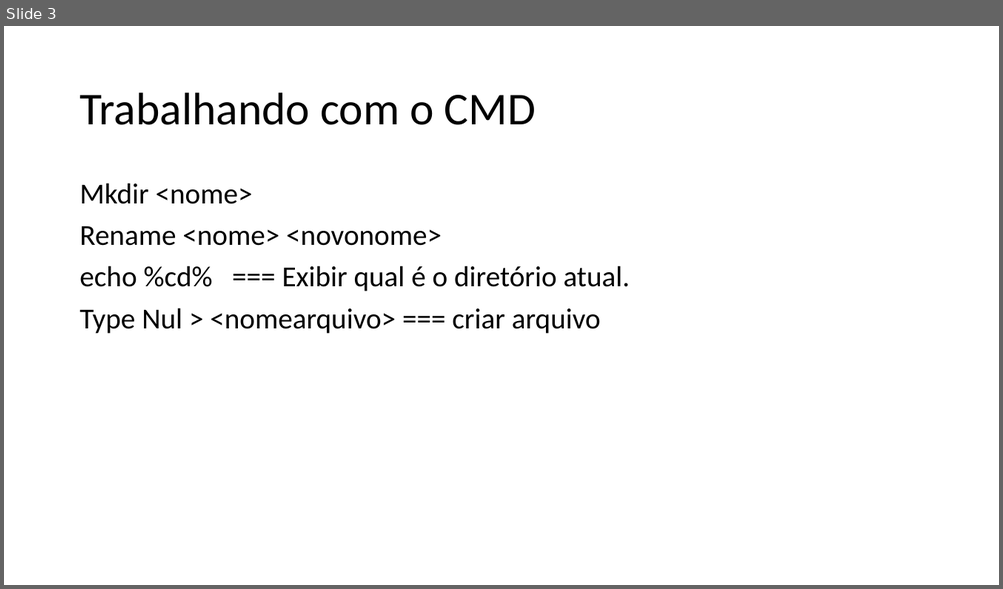
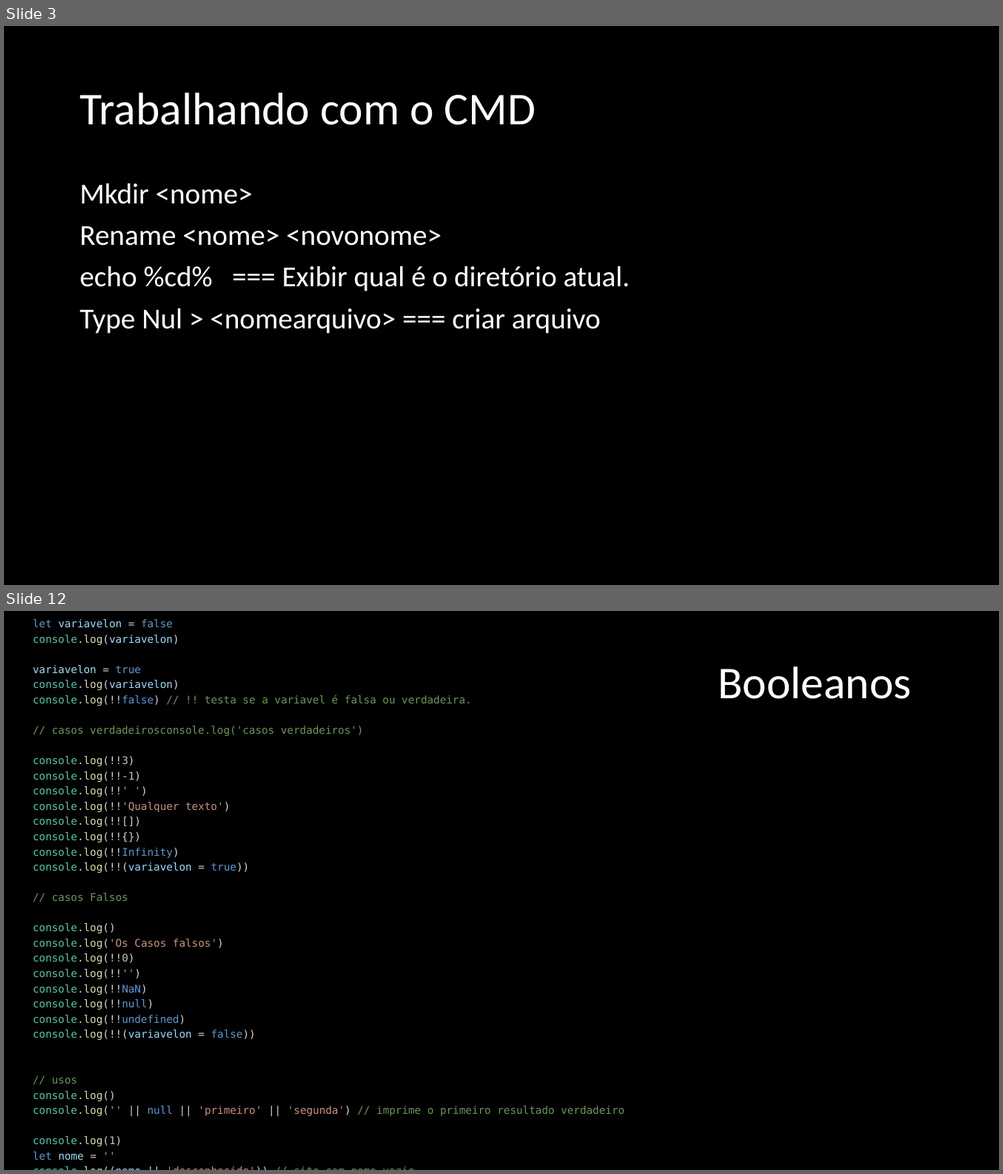
Before and after one commit to cesarfois/Curso_Udemy_Web_JS_COD3R, a slide deck: COD3R.pptx. Shown one above the other, each under a label of ours: slide 3 before the commit, slides 3 and 12 after it; the slides between them are not shown. The pictures are 1003x589 and 1003x1174 pixels, drawn with LibreOffice and Linux fonts; fonts in the diff are those of the drawing. Boxes give left, top, right and bottom in pixels: in the first picture for what was removed or moved away, otherwise in the second. Text is boxed around its words. In the diff, an @@ line names an element or a change of style, - is before the commit and + after.

```diff
--- a/COD3R.pptx
+++ b/COD3R.pptx
@@ slide 12 added at box(4, 611, 999, 1170), background #000000 @@
@@ text added at box(33, 619, 624, 1161), 10.2 pt, text #6A9955 @@
+let variavelon = false
+console.log(variavelon)
+variavelon = true
+console.log(variavelon)
+console.log(!!false) // !! testa se a variavel é falsa ou verdadeira.
+// casos verdadeirosconsole.log('casos verdadeiros')
+console.log(!!3)
+console.log(!!-1)
+console.log(!!' ')
+console.log(!!'Qualquer texto')
+console.log(!![])
+console.log(!!{})
+console.log(!!Infinity)
+console.log(!!(variavelon = true))
+// casos Falsos
+console.log()
+console.log('Os Casos falsos')
+console.log(!!0)
+console.log(!!'')
+console.log(!!NaN)
+console.log(!!null)
+console.log(!!undefined)
+console.log(!!(variavelon = false))
+// usos
+console.log()
+console.log('' || null || 'primeiro' || 'segunda') // imprime o primeiro resultado verdadeiro
+console.log(1)
+let nome = ''
+console.log((nome || 'desconhecido')) // site com nome vazio
@@ title added at box(717, 667, 910, 699), 44 pt, text #FFFFFF @@
+Booleanos
@@ slide 3 changed as well @@
@@ background #FFFFFF to #000000 @@
@@ title "Trabalhando com o CMD" at box(79, 93, 535, 125): text colour #000000 to #FFFFFF @@
@@ text "Mkdir <nome>" at box(79, 183, 630, 334): text colour #000000 to #FFFFFF @@
```
Also in this commit, not shown: 2 other slides changed, 23 other slides added, 37 other files.
